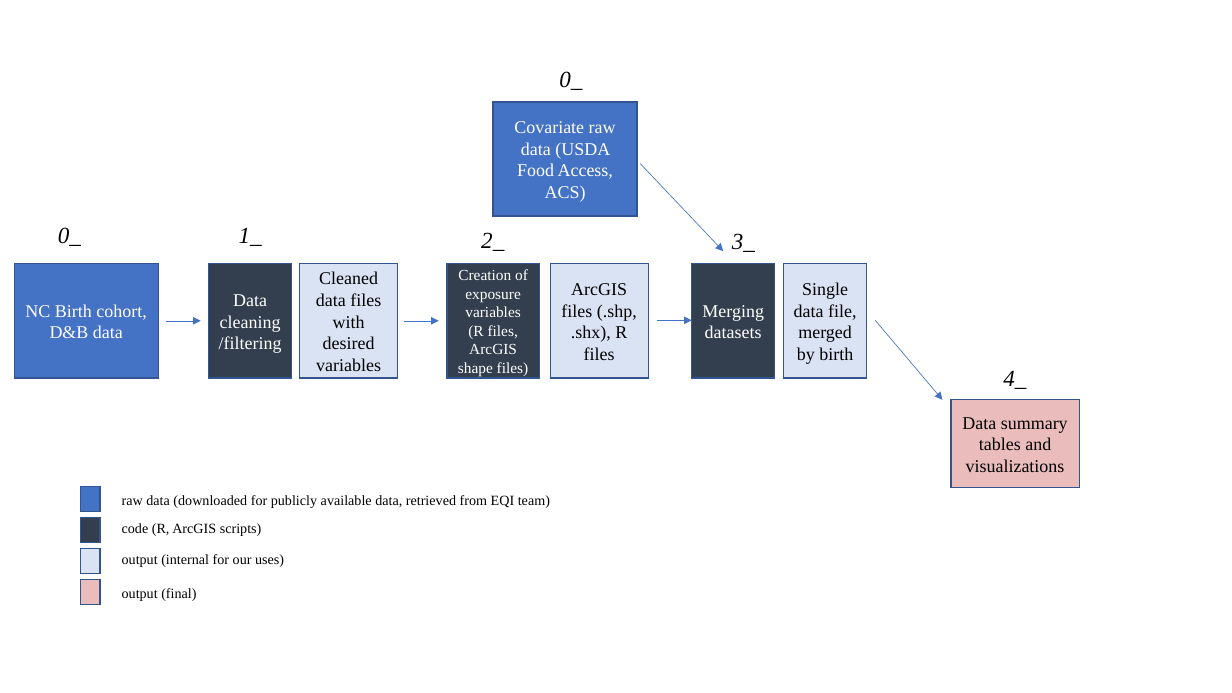
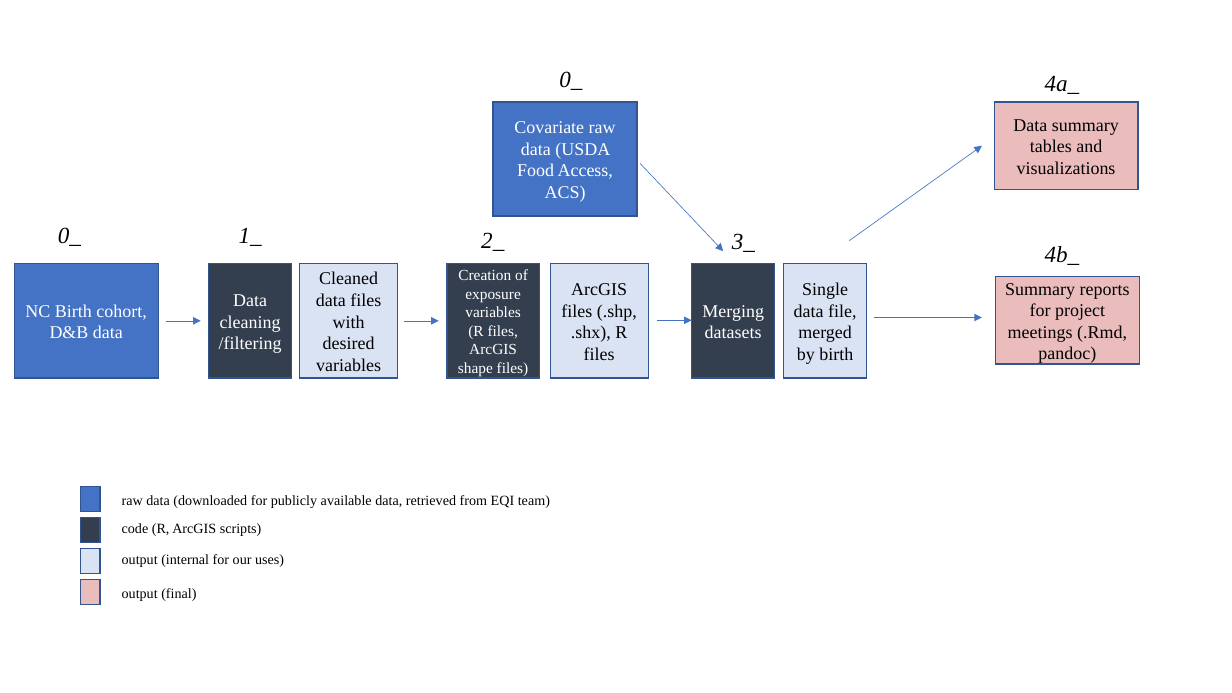
Before and after one commit to USEPA/built_food_environment, a slide deck: slide 1 of figs/built_food_data_pipeline.pptx. Drawn at 1232x693 pixels with LibreOffice and Linux fonts; fonts in the diff are those of the drawing. Boxes give left, top, right and bottom in pixels: in the first picture for what was removed or moved away, otherwise in the second. Text is boxed around its words. In the diff, an @@ line names an element or a change of style, - is before the commit and + after.

Commit message:
added summary reports to pipeline

```diff
--- a/figs/built_food_data_pipeline.pptx
+++ b/figs/built_food_data_pipeline.pptx
@@ text added at [1045,75,1080,94], 18 pt, text #000000, italic @@
+4a_
@@ rectangle "Data summary tables and visualizations": place and size @@
-rectangle "Data summary tables and visualizations" at [951,400,1080,488]
+rectangle "Data summary tables and visualizations" at [994,102,1139,189]
@@ arrow moved from (875, 321) - (943, 400) to (849, 240) - (982, 146) @@
@@ text added at [1045,246,1080,265], 18 pt, text #000000, italic @@
+4b_
@@ rectangle added at [995,276,1140,364], fill #EABCBC, outline #325491 1 pt, 14 pt, text #000000 @@
+Summary reports for project meetings (.Rmd, pandoc)
@@ arrow added from (873, 318) to (982, 318), #4472C4 0.5 pt @@
@@ text removed at [1003,370,1026,389] @@
-4_
```
Also in this commit, not shown: 1 other file.
